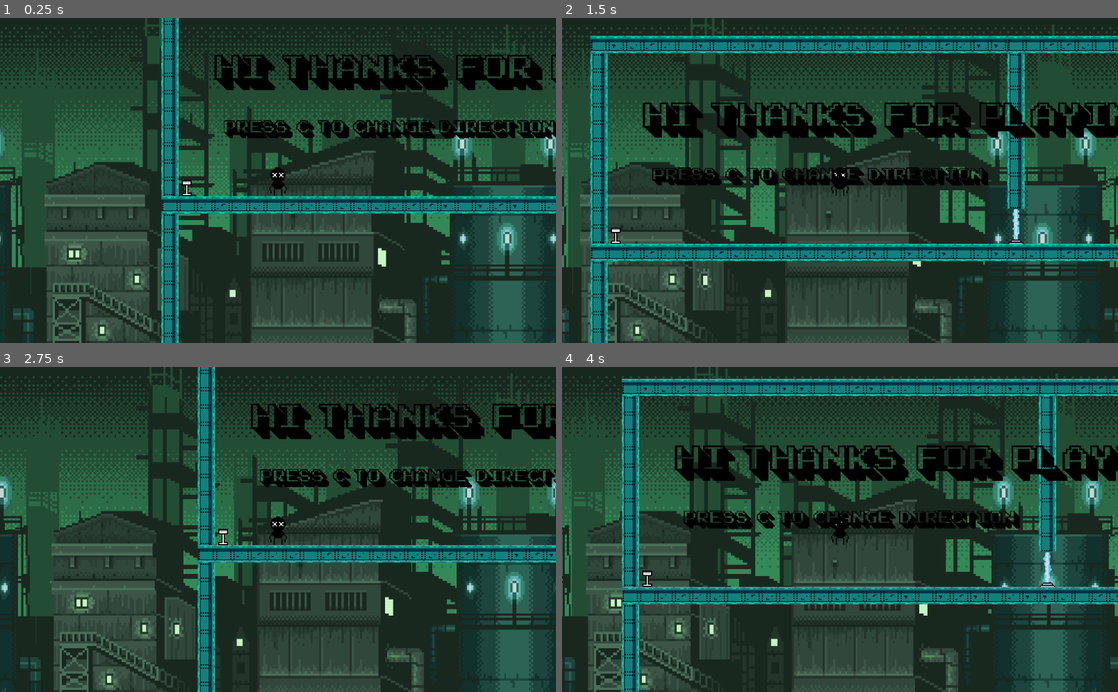
Above: before the commit, frames 1-4 (two rows, left to right).
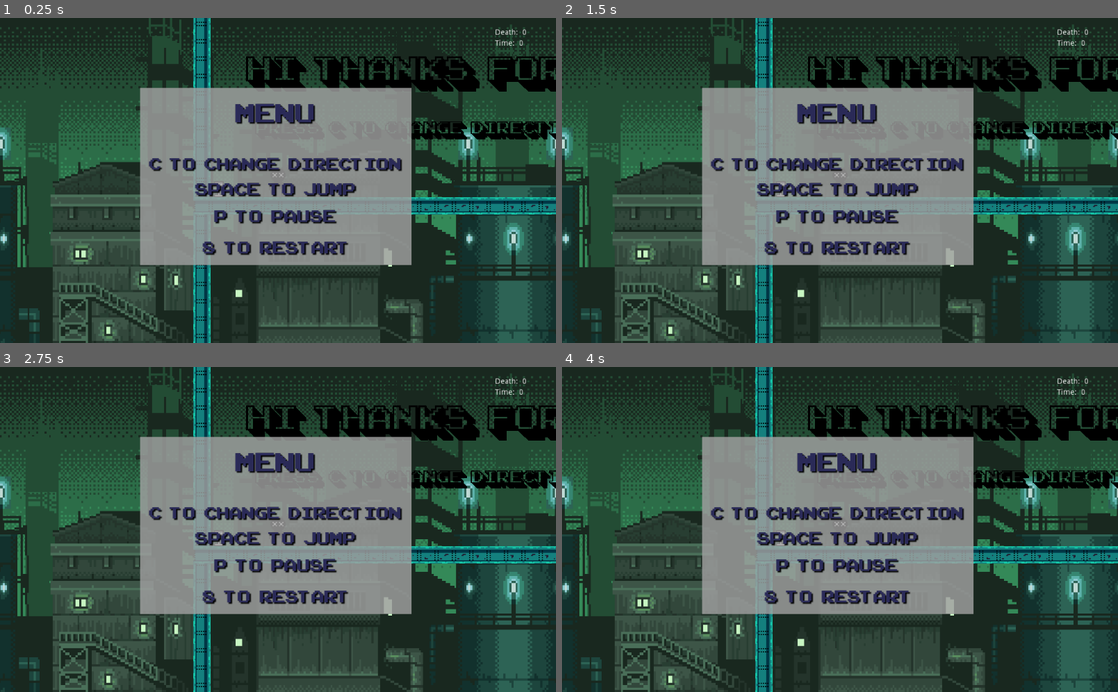
Above: after the commit, the same moments.

Repository: Asaroz/Jam_02_20
Game: Godot game, scene res://worlds/world_1.tscn
The game is run twice, just before and just after one commit, with the same random seed, the same clock (stepped at 60 frames per second) and the same inputs.
Inputs:
- Up to frame 1 (0.25 s): no input
- Up to frame 2 (1.5 s): tap Space (jump) at 0.6, 0.77, 1.07 s; tap C (change) at 1.35 s
- Up to frame 3 (2.75 s): tap Space (jump) at 1.52, 1.55, 1.82, 2.1 s
- Up to frame 4 (4 s): tap C (change) at 2.85 s; tap Space (jump) at 3.02, 3.05, 3.32, 3.6, 3.77 s

The runs differ from the first frame. In frame 1, 46% of the frame differs, in the area x 0-100%, y 0-100%; in frame 2, 64%; in frame 3, 35%; in frame 4, 64%.

Commit message:
Death_counter and Timer

Diff:
--- a/project.godot
+++ b/project.godot
@@ -18,6 +18,10 @@
 config/name="Game_jam_02_20"
 run/main_scene="res://worlds/world_1.tscn"
 config/icon="res://icon.png"
+
+[autoload]
+
+Singleton="*res://scripts/Singleton.gd"
 
 [display]
 
@@ -120,6 +124,11 @@
 "events": [ Object(InputEventKey,"resource_local_to_scene":false,"resource_name":"","device":0,"alt":false,"shift":false,"control":false,"meta":false,"command":false,"pressed":false,"scancode":80,"unicode":0,"echo":false,"script":null)
  ]
 }
+restart={
+"deadzone": 0.5,
+"events": [ Object(InputEventKey,"resource_local_to_scene":false,"resource_name":"","device":0,"alt":false,"shift":false,"control":false,"meta":false,"command":false,"pressed":false,"scancode":56,"unicode":0,"echo":false,"script":null)
+ ]
+}
 
 [rendering]
 
--- a/scenes/Player.tscn
+++ b/scenes/Player.tscn
@@ -7,6 +7,9 @@
 [ext_resource path="res://layers/skill-desc_0002_far-buildings.png" type="Texture" id=5]
 [ext_resource path="res://layers/skill-desc_0001_buildings.png" type="Texture" id=6]
 [ext_resource path="res://layers/skill-desc_0000_foreground.png" type="Texture" id=7]
+[ext_resource path="res://sprites/Popup.png" type="Texture" id=8]
+[ext_resource path="res://scripts/Pause_window.gd" type="Script" id=9]
+[ext_resource path="res://scripts/Playtime.gd" type="Script" id=10]
 
 [sub_resource type="CapsuleShape2D" id=1]
 radius = 14.75
@@ -88,6 +91,58 @@
 scale = Vector2( 3.78836, 4.28046 )
 texture = ExtResource( 7 )
 centered = false
+
+[node name="UI" type="CanvasLayer" parent="."]
+follow_viewport_enable = true
+
+[node name="pause_window" type="Popup" parent="UI"]
+pause_mode = 2
+margin_right = 40.0
+margin_bottom = 40.0
+popup_exclusive = true
+script = ExtResource( 9 )
+__meta__ = {
+"_edit_use_anchors_": false
+}
+
+[node name="TextureRect" type="TextureRect" parent="UI/pause_window"]
+margin_left = -250.0
+margin_top = -200.0
+margin_right = 40.0
+margin_bottom = 40.0
+texture = ExtResource( 8 )
+__meta__ = {
+"_edit_use_anchors_": false
+}
+
+[node name="Label" type="Label" parent="UI"]
+anchor_left = 1.0
+anchor_right = 1.0
+margin_left = -1024.0
+margin_right = -931.0
+margin_bottom = 14.0
+__meta__ = {
+"_edit_use_anchors_": true
+}
+
+[node name="Time" type="Label" parent="UI"]
+anchor_left = 1.06152
+anchor_top = 0.0587963
+anchor_right = 1.06152
+anchor_bottom = 0.0587963
+margin_left = -1087.0
+margin_top = -35.2778
+margin_right = -993.996
+margin_bottom = -21.2778
+__meta__ = {
+"_edit_use_anchors_": true
+}
+
+[node name="Playtime" type="Timer" parent="."]
+wait_time = 0.1
+autostart = true
+script = ExtResource( 10 )
 [connection signal="area_entered" from="Hurtbox" to="." method="_on_Hurtbox_area_entered"]
+[connection signal="timeout" from="Playtime" to="Playtime" method="_on_Playtime_timeout"]
 
 [editable path="Hurtbox"]
--- /dev/null
+++ b/scenes/Playtime.tscn
@@ -0,0 +1,8 @@
+[gd_scene load_steps=2 format=2]
+
+[ext_resource path="res://scripts/Playtime.gd" type="Script" id=1]
+
+[node name="Playtime" type="Timer"]
+pause_mode = 2
+script = ExtResource( 1 )
+[connection signal="timeout" from="." to="." method="_on_Playtime_timeout"]
--- /dev/null
+++ b/scripts/Pause_window.gd
@@ -0,0 +1,19 @@
+extends Popup
+
+
+func _ready():
+	popup()
+	set_global_position(get_parent().get_parent().global_position)
+
+func _physics_process(delta):
+	var pausemode = get_node("/root/Singleton")
+	if Input.is_action_just_pressed("pause"):
+
+		popup()
+		set_global_position(get_parent().get_parent().global_position)
+		pausemode.pausemode = pausemode.pausemode * -1
+	if pausemode.pausemode == -1:
+		get_tree().paused=true
+	else:
+		get_tree().paused=false
+		hide()
--- a/scripts/Player.gd
+++ b/scripts/Player.gd
@@ -21,8 +21,10 @@
 func _input(event):
 	if event.is_action_pressed("change"):
 		move_mode= move_mode*-1
-	if event.is_action_pressed("pause"):
-		get_tree().paused = false
+	if event.is_action_pressed("restart"):
+		get_tree().reload_current_scene()
+		if get_parent().name=="world_1":
+			Singleton.timer = 0
 
 
 func _physics_process(_delta):
@@ -40,7 +42,6 @@
 			if  Input.is_action_just_pressed("jump"):
 				jumpwasPressed=true
 				rememberJumptime()
-	print(jumpwasPressed)
 
 	if velocity.x==0 and is_on_floor():
 		move_mode=move_mode*-1
@@ -53,6 +54,12 @@
 
 
 	velocity=move_and_slide(velocity,Vector2.UP)
+	find_node("UI").find_node("Label").rect_position.x = global_position.x+400
+	find_node("UI").find_node("Label").rect_position.y = global_position.y-280
+	find_node("UI").find_node("Label").text= "Death:  "+ str(Singleton.playerdeath)
+	find_node("UI").find_node("Time").rect_position.x = global_position.x+400
+	find_node("UI").find_node("Time").rect_position.y = global_position.y-260
+	find_node("UI").find_node("Time").text= "Time:  "+ str(Singleton.timer)
 
 
 
@@ -60,6 +67,7 @@
 	if area.is_in_group("flag"):
 		get_tree().change_scene("res://worlds/world_" + str(int(get_tree().current_scene.name)+1)+".tscn")
 	if area.is_in_group("enemy"):
+		Singleton.playerdeath = Singleton.playerdeath +1
 		get_tree().reload_current_scene()
 	if area.is_in_group("button"):
 		if button_check:
--- /dev/null
+++ b/scripts/Playtime.gd
@@ -0,0 +1,5 @@
+extends Timer
+
+
+func _on_Playtime_timeout():
+	Singleton.timer = Singleton.timer+0.1
--- /dev/null
+++ b/scripts/Singleton.gd
@@ -0,0 +1,12 @@
+extends Node
+var pausemode = -1
+var playerdeath = 0
+var timer = 0
+
+func _ready():
+	pass # Replace with function body.
+
+
+# Called every frame. 'delta' is the elapsed time since the previous frame.
+#func _process(delta):
+#	pass
--- a/scripts/world_pause.gd
+++ /dev/null
@@ -1,8 +0,0 @@
-extends Node2D
-
-func _ready():
-	get_tree().paused=false
-
-func _input(event):
-	if event.is_action_pressed("pause"):
-		get_tree().paused=false
--- a/worlds/world_1.tscn
+++ b/worlds/world_1.tscn
@@ -8,7 +8,6 @@
 [ext_resource path="res://sprites/Schriften/change_direction.png" type="Texture" id=6]
 [ext_resource path="res://sprites/Schriften/Jump.png" type="Texture" id=7]
 [ext_resource path="res://scenes/Box.tscn" type="PackedScene" id=8]
-[ext_resource path="res://scripts/world_pause.gd" type="Script" id=9]
 [ext_resource path="res://sprites/Schriften/e65b4ea56babc43a5edc493252d39d2f.png" type="Texture" id=10]
 
 [sub_resource type="ConvexPolygonShape2D" id=1]
@@ -137,12 +136,14 @@
 0/z_index = 0
 
 [node name="world_1" type="Node2D"]
-script = ExtResource( 9 )
 
 [node name="Gate-Button" parent="." instance=ExtResource( 4 )]
 
 [node name="Gate" parent="Gate-Button" index="0"]
 position = Vector2( 784, 352 )
+
+[node name="ani_sprite" parent="Gate-Button/Gate" index="1"]
+frame = 2
 
 [node name="Button" parent="Gate-Button" index="1"]
 position = Vector2( 48, 368 )
--- /dev/null
+++ b/worlds/world_2.tscn
@@ -0,0 +1,23 @@
+[gd_scene load_steps=5 format=2]
+
+[ext_resource path="res://tiles/TileMap.tscn" type="PackedScene" id=1]
+[ext_resource path="res://scenes/Flag.tscn" type="PackedScene" id=2]
+[ext_resource path="res://scenes/Player.tscn" type="PackedScene" id=3]
+[ext_resource path="res://scenes/Fire.tscn" type="PackedScene" id=4]
+
+[node name="world2" type="Node2D"]
+
+[node name="Flag" parent="." instance=ExtResource( 2 )]
+position = Vector2( 144, 547.481 )
+
+[node name="TileMap" parent="." instance=ExtResource( 1 )]
+tile_data = PoolIntArray( 655359, 0, 0, 589824, 0, 131073, 589825, 0, 65537, 589826, 0, 65538, 589827, 0, 1, 589828, 0, 131073, 589829, 0, 131073, 589830, 0, 65538, 589831, 0, 131073, 589832, 0, 131073, 589833, 0, 65537, 589834, 0, 0, 720895, 0, 131075, 655370, 0, 131075, 786431, 0, 131075, 720906, 0, 131075, 851967, 0, 131075, 786442, 0, 131075, 917503, 0, 131075, 851978, 0, 131075, 983039, 0, 131075, 917514, 0, 131075, 1048575, 0, 131075, 983050, 0, 131075, 1114111, 0, 131075, 1048586, 0, 131075, 1179647, 0, 131075, 1114122, 0, 131075, 1245183, 0, 0, 1179648, 0, 65538, 1179649, 0, 131073, 1179650, 0, 65538, 1179651, 0, 1, 1179652, 0, 131074, 1179653, 0, 131073, 1179654, 0, 65538, 1179655, 0, 1, 1179656, 0, 131073, 1179657, 0, 65537, 1179658, 0, 0 )
+
+[node name="Player" parent="." instance=ExtResource( 3 )]
+position = Vector2( 53.6367, 545.981 )
+
+[node name="Fire" parent="." instance=ExtResource( 4 )]
+position = Vector2( 304, 560 )
+frame = 2
+
+[editable path="Player"]
Not shown: 1 places in scenes/Player.tscn that only renumber resources
Binary file added: sprites/Popup.png
Not shown, added: sprites/Popup.png.import
Not shown: 1 places in worlds/world_1.tscn that only renumber resources
